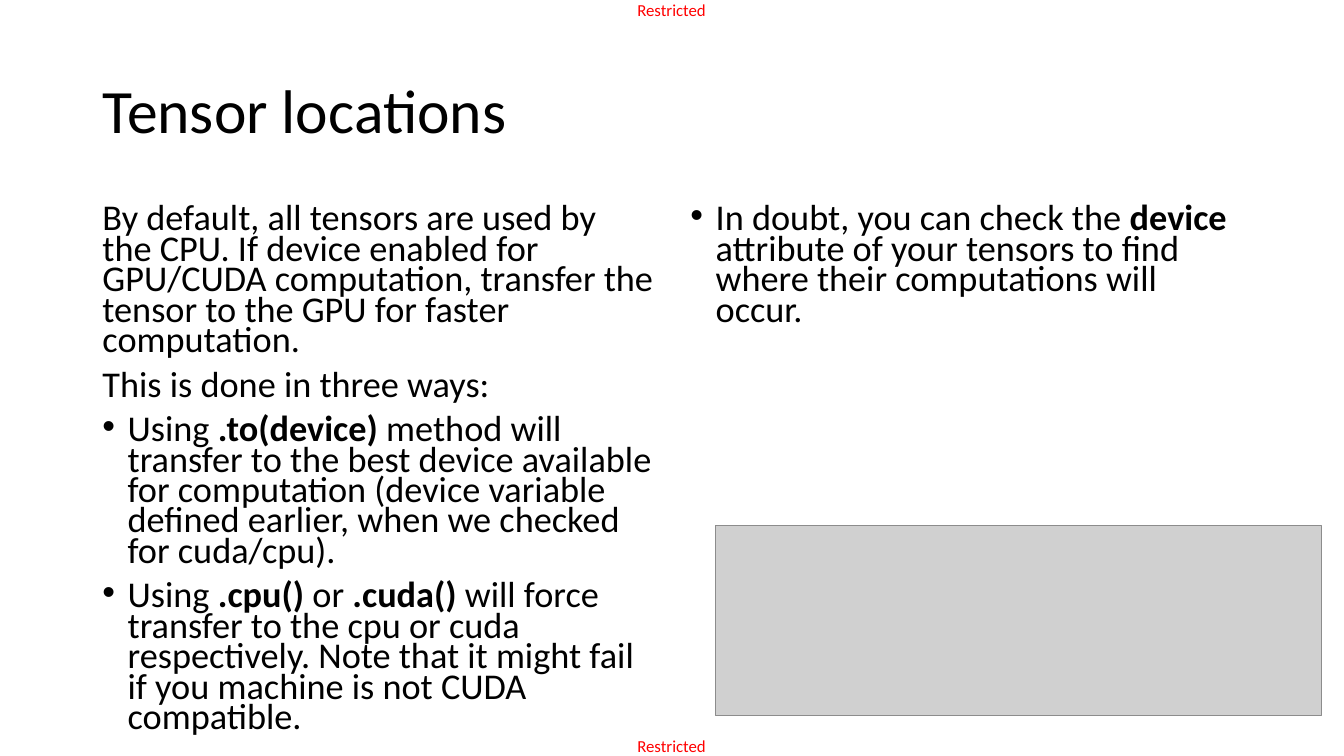
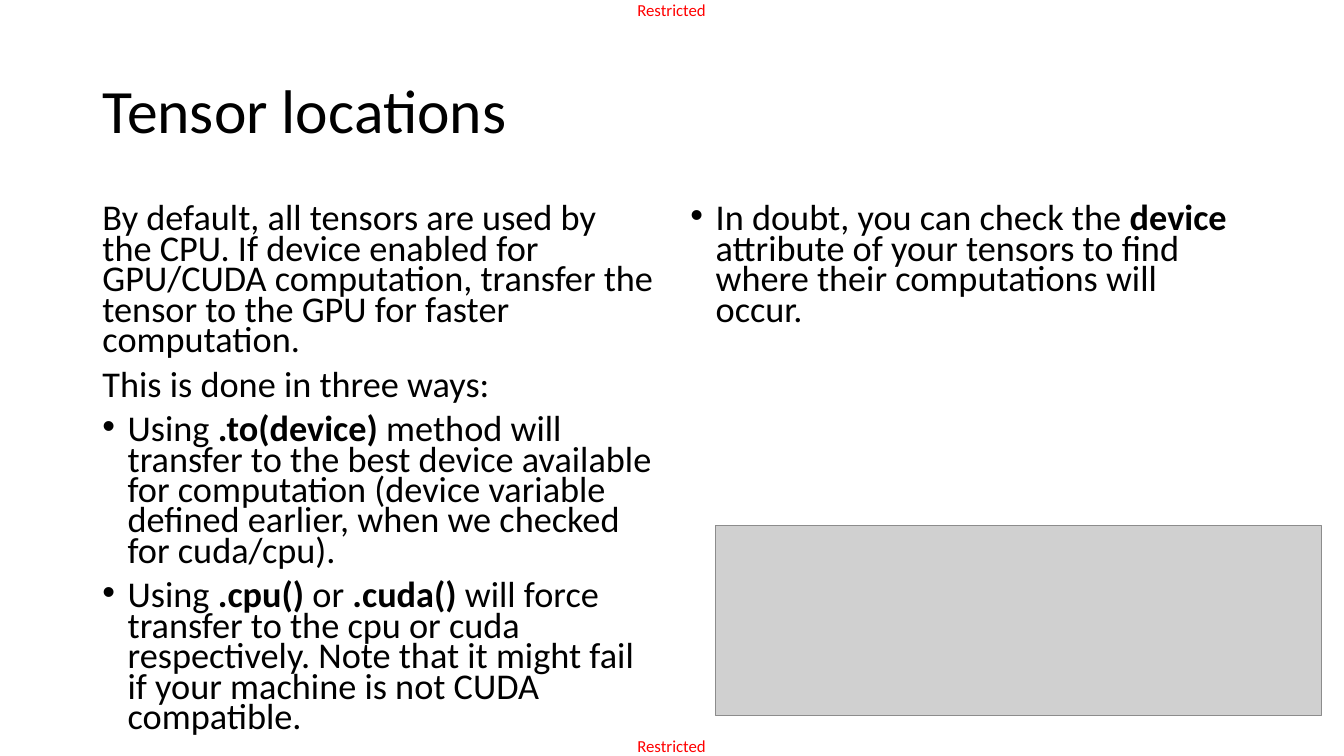
Before and after one commit to matthieudemari/SUTD_DL_50_039, a slide deck: slide 31 of W3/1. W3S1 final/W3S1.pptx (slide 34 before the commit). Drawn at 1344x756 pixels with LibreOffice and Linux fonts; fonts in the diff are those of the drawing; grey boxes stand for pictures. Boxes give left, top, right and bottom in pixels: in the first picture for what was removed or moved away, otherwise in the second. Text is boxed around its words. In the diff, an @@ line names an element or a change of style, - is before the commit and + after.

```diff
--- a/W3/1. W3S1 final/W3S1.pptx
+++ b/W3/1. W3S1 final/W3S1.pptx
@@ text at box(128, 580, 633, 735): text changed @@
-• Using .cpu() or .cuda() will force transfer to the cpu or cuda respectively. Note that it might fail if you machine is not CUDA compatible.
+• Using .cpu() or .cuda() will force transfer to the cpu or cuda respectively. Note that it might fail if your machine is not CUDA compatible.
```
Also in this commit, not shown: 2 other slides changed, 1 slide added, 4 slides removed, 3 other files.
